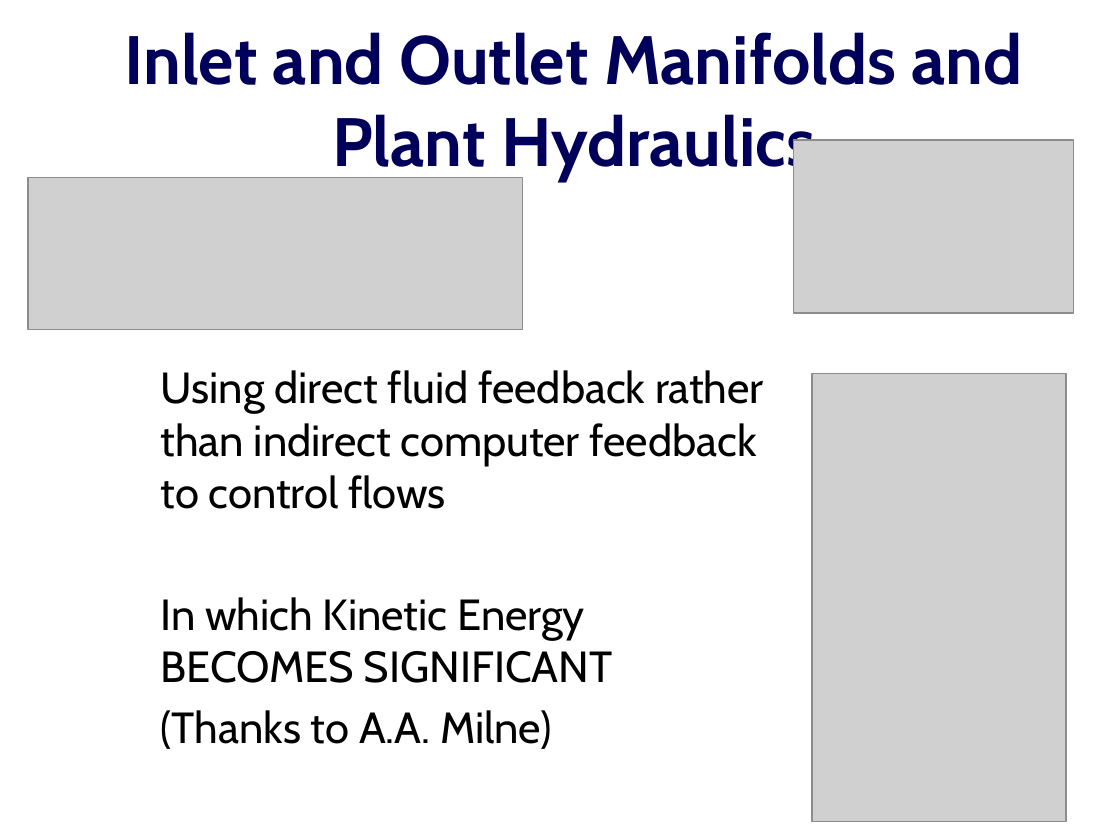
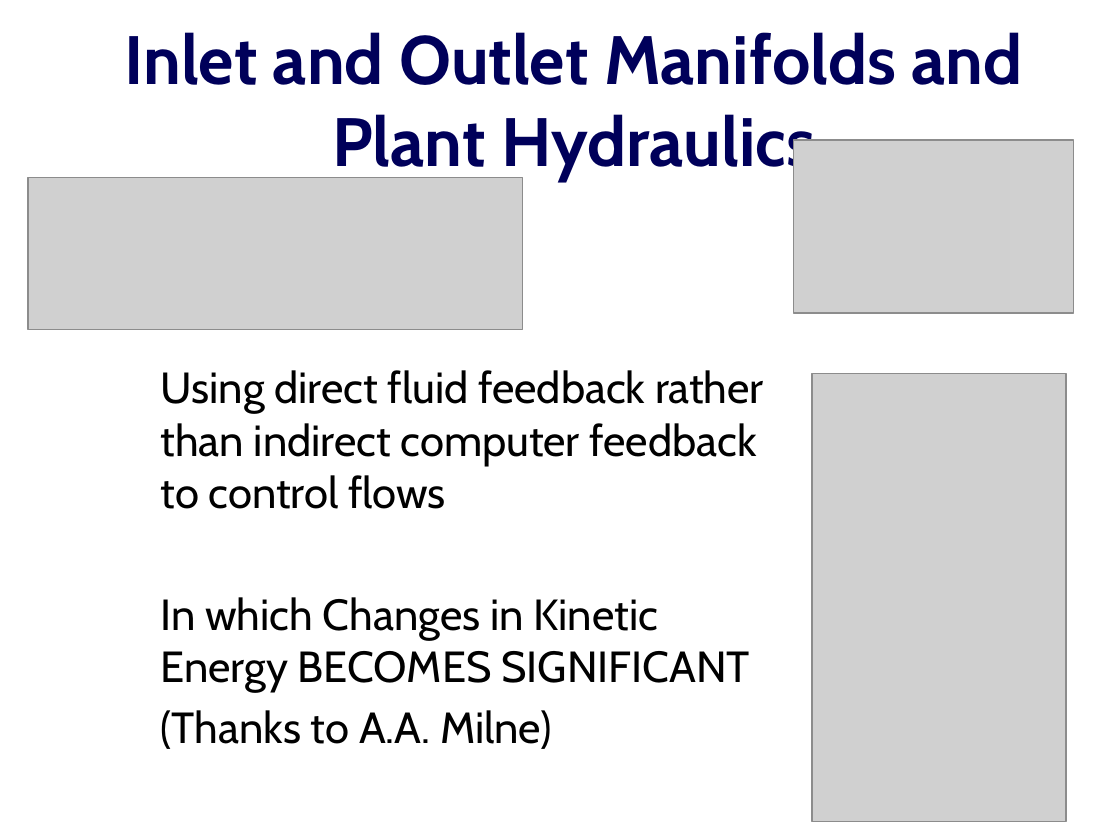
Before and after one commit to AguaClara/SWOT, a slide deck: slide 1 of Lectures/In Class/Manifolds.pptx. Drawn at 1120x840 pixels with LibreOffice and Linux fonts; fonts in the diff are those of the drawing; grey boxes stand for pictures. Boxes give left, top, right and bottom in pixels: in the first picture for what was removed or moved away, otherwise in the second. Text is boxed around its words. In the diff, an @@ line names an element or a change of style, - is before the commit and + after.

```diff
--- a/Lectures/In Class/Manifolds.pptx
+++ b/Lectures/In Class/Manifolds.pptx
@@ subtitle at bbox=[161, 597, 750, 693]: text changed @@
-In which Kinetic Energy BECOMES SIGNIFICANT
+In which Changes in Kinetic Energy BECOMES SIGNIFICANT
```
Also in this commit, not shown: 17 other slides changed, 11 slides added, 4 other files.
